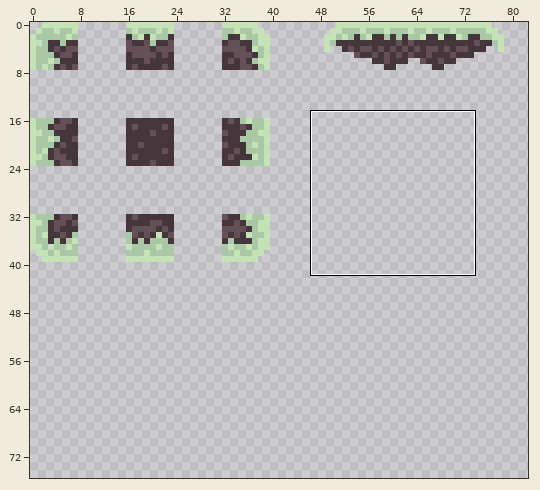
One commit to this pixel-art file: assets/sprites/sprites_fases/fase01_tileset.aseprite. Above, an overview of the earlier version with the close-up marked.
Close-up. As it was:
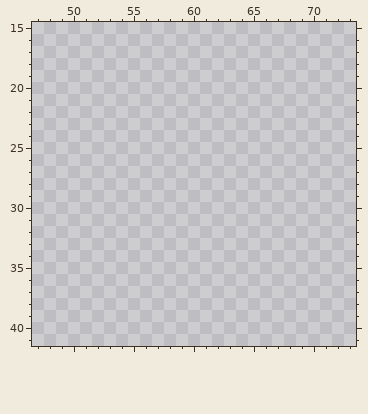
100x100 pixels, 1 frame. Shown: x 47..73, y 15..41. The wide view leaves out empty margins. The commit also changed other parts of the picture, which this record leaves out.
Now the later version:
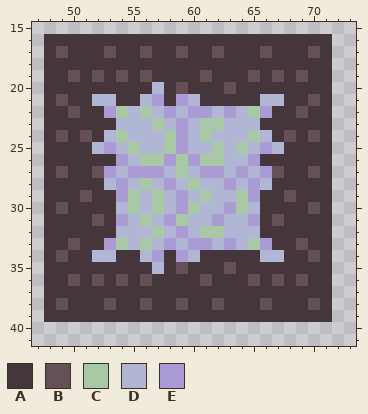
Palette (. is transparent): A #44363b  B #655057  C #a8c8a6  D #b1b6d5  E #aa9bd5
Changes in this commit:
Colour A is added in row 16 at x 48 to 71; in row 17 at x 48, 50 to 52, 54 to 55, 57 to 58, 60 to 61, 63 to 65, 67 to 69 and 71; in row 18 at x 48 to 71; in row 19 at x 48 to 49, 51, 53, 55, 57 to 60, 62 to 64, 66, 68 and 70 to 71; in row 20 at x 48 to 56, 58, 60 to 62 and 64 to 71; in row 21 at x 48, 50 to 51, 54 to 55, 58, 61 to 65, 68 to 69 and 71.
Colour A is added in row 22 at x 48 to 49, 51 to 52, 67 to 68 and 70 to 71; in row 23 at x 48 to 53 and 66 to 71; in row 24 at x 48, 50, 52, 67, 69 and 71; in row 25 at x 48 to 51 and 68 to 71; in row 26 at x 48 to 53 and 66 to 71; in row 27 at x 48, 50 to 51, 68 to 69 and 71.
Colour A is added in row 28 at x 48 to 52 and 67 to 71; in row 29 at x 48 to 50, 52 to 53, 66 to 67 and 69 to 71; in row 30 at x 48, 50 to 53, 66 to 69 and 71; in row 31 at x 48 to 51, 53, 66 and 68 to 71; in row 32 at x 48 to 53 and 66 to 71; in row 33 at x 48 to 49, 51 to 52, 67 to 68 and 70 to 71.
Colour A is added in row 34 at x 48, 50 to 51, 54 to 55, 58, 61 to 65, 68 to 69 and 71; in row 35 at x 48 to 56, 58, 60 to 62 and 64 to 71; in row 36 at x 48 to 49, 51, 53, 55, 57 to 60, 62 to 64, 66, 68 and 70 to 71; in row 37 at x 48 to 71; in row 38 at x 48, 50 to 52, 54 to 55, 57 to 58, 60 to 61, 63 to 65, 67 to 69 and 71; in row 39 at x 48 to 71.
Colour B is added in row 17 at x 49, 53, 56, 59, 62, 66 and 70; in row 19 at x 50, 52, 54, 56, 61, 65, 67 and 69; in row 20 at x 59 and 63; in row 21 at x 49 and 70; in row 22 at x 50 and 69; in row 24 at x 49, 51, 68 and 70.
Colour B is added in row 27 at x 49, 52, 67 and 70; in row 29 at x 51 and 68; in row 30 at x 49 and 70; in row 31 at x 52 and 67; in row 33 at x 50 and 69; in row 34 at x 49 and 70.
Colour B is added in row 35 at x 59 and 63; in row 36 at x 50, 52, 54, 56, 61, 65, 67 and 69; in row 38 at x 49, 53, 56, 59, 62, 66 and 70.
Colour C is added in row 22 at x 54, 56 and 65; in row 23 at x 57 and 61 to 62; in row 24 at x 54, 58, 61 and 65; in row 25 at x 55, 58, 62 and 64; in row 26 at x 56 to 57, 59 and 61 to 62; in row 27 at x 59.
Colour C is added in row 28 at x 56 and 60; in row 29 at x 55, 57, 61 and 64; in row 30 at x 55, 57, 60 and 64; in row 31 at x 56 and 59; in row 32 at x 57 and 61 to 62; in row 33 at x 54, 56 and 65.
Colour D is added in row 20 at x 57; in row 21 at x 52 to 53, 56, 60 and 66 to 67; in row 22 at x 55, 57, 59, 62 and 64; in row 23 at x 54 to 56, 58, 60 and 63 to 65; in row 24 at x 53, 55 to 57, 60, 62 to 64 and 66; in row 25 at x 52, 54, 56 to 57, 60 to 61, 63, 65 and 67.
Colour D is added in row 26 at x 55 and 63 to 64; in row 27 at x 54, 58, 60, 63 and 65; in row 28 at x 53, 55, 57, 59, 61 to 62, 64 and 66; in row 29 at x 56, 58, 60 and 62 to 63; in row 30 at x 54, 56, 58, 61 to 62 and 65; in row 31 at x 55, 57, 60 to 61 and 63 to 64.
Colour D is added in row 32 at x 54 to 56, 58, 60 and 63 to 65; in row 33 at x 55, 57, 59, 62 and 64; in row 34 at x 52 to 53, 56, 60 and 66 to 67; in row 35 at x 57.
Colour E is added in row 21 at x 57 and 59; in row 22 at x 53, 58, 60 to 61, 63 and 66; in rows 23 to 24 at x 59; in row 25 at x 53, 59 and 66; in row 26 at x 54, 58, 60 and 65; in row 27 at x 53, 55 to 57, 61 to 62, 64 and 66.
Colour E is added in row 28 at x 54, 58, 63 and 65; in row 29 at x 54, 59 and 65; in row 30 at x 59 and 63; in row 31 at x 54, 58, 62 and 65; in row 32 at x 59; in row 33 at x 53, 58, 60 to 61, 63 and 66.
Colour E is added in row 34 at x 57 and 59.
